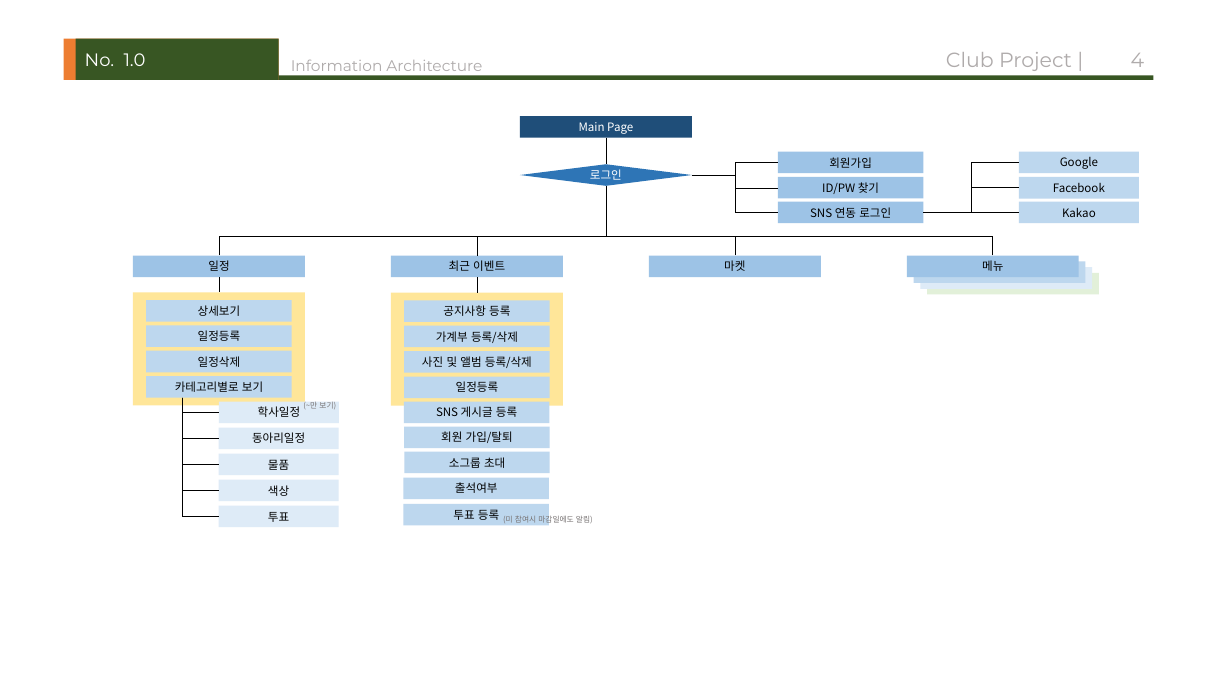
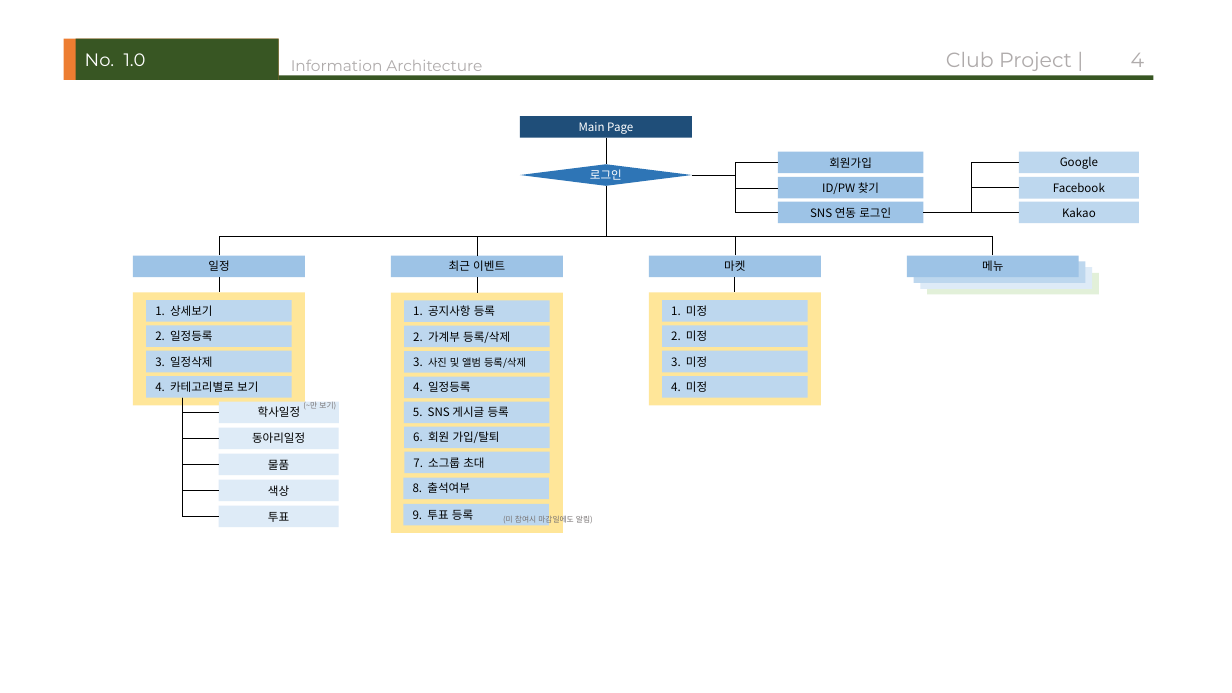
Before and after one commit to ehwlfk2/Target_club, a slide deck: slide 4 of 07_storyboard/Story Board.pptx. Drawn at 1232x693 pixels with LibreOffice and Linux fonts; fonts in the diff are those of the drawing. Boxes give left, top, right and bottom in pixels: in the first picture for what was removed or moved away, otherwise in the second. Text is boxed around its words. In the diff, an @@ line names an element or a change of style, - is before the commit and + after.

```diff
--- a/07_storyboard/Story Board.pptx
+++ b/07_storyboard/Story Board.pptx
@@ rectangle: place and size @@
-rectangle at (391, 293, 563, 406)
+rectangle at (391, 293, 563, 533)
@@ rectangle added at (649, 292, 821, 405), fill #FFE699 @@
@@ line added from (735, 277) to (735, 292), #000000 0.5 pt @@
@@ text in rectangle at (155, 305, 213, 316): text changed @@
-상세보기
+1. 상세보기
@@ text in rectangle at (413, 305, 495, 316): text changed @@
-공지사항 등록
+1. 공지사항 등록
@@ rectangle added at (663, 300, 808, 322), fill #BDD7EE, 9 pt, text #000000 @@
+1. 미정
@@ rectangle added at (663, 325, 808, 347), fill #BDD7EE, 9 pt, text #000000 @@
+2. 미정
@@ text in rectangle at (155, 330, 213, 341): text changed @@
-일정등록
+2. 일정등록
@@ text in rectangle at (155, 356, 213, 367): text changed @@
-일정삭제
+3. 일정삭제
@@ text in rectangle at (413, 357, 526, 368): text changed; size 9 to 8 pt @@
-사진 및 앨범 등록/삭제
+3. 사진 및 앨범 등록/삭제
@@ text at (413, 331, 510, 343): text changed @@
-가계부 등록/삭제
+2. 가계부 등록/삭제
@@ rectangle added at (663, 351, 808, 372), fill #BDD7EE, 9 pt, text #000000 @@
+3. 미정
@@ text in rectangle at (155, 381, 258, 392): text changed @@
-카테고리별로 보기
+4. 카테고리별로 보기
@@ text in rectangle at (413, 381, 471, 392): text changed @@
-일정등록
+4. 일정등록
@@ rectangle added at (663, 376, 808, 397), fill #BDD7EE, 9 pt, text #000000 @@
+4. 미정
@@ text in rectangle at (413, 406, 509, 417): text changed @@
-SNS 게시글 등록
+5. SNS 게시글 등록
@@ text in rectangle at (413, 431, 500, 443): text changed @@
-회원 가입/탈퇴
+6. 회원 가입/탈퇴
@@ text in rectangle at (413, 457, 484, 468): text changed @@
-소그룹 초대
+7. 소그룹 초대
@@ text in rectangle at (413, 482, 470, 493): text changed @@
-출석여부
+8. 출석여부
@@ text in rectangle at (413, 509, 473, 520): text changed @@
-투표 등록
+9. 투표 등록
```
Also in this commit, not shown: 1 other slide changed, 1 slide added.
